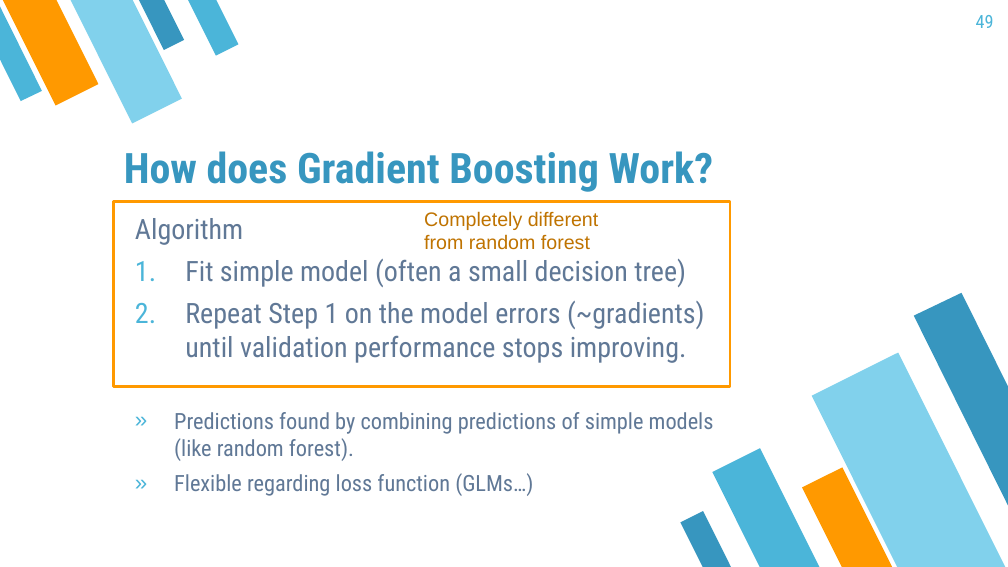
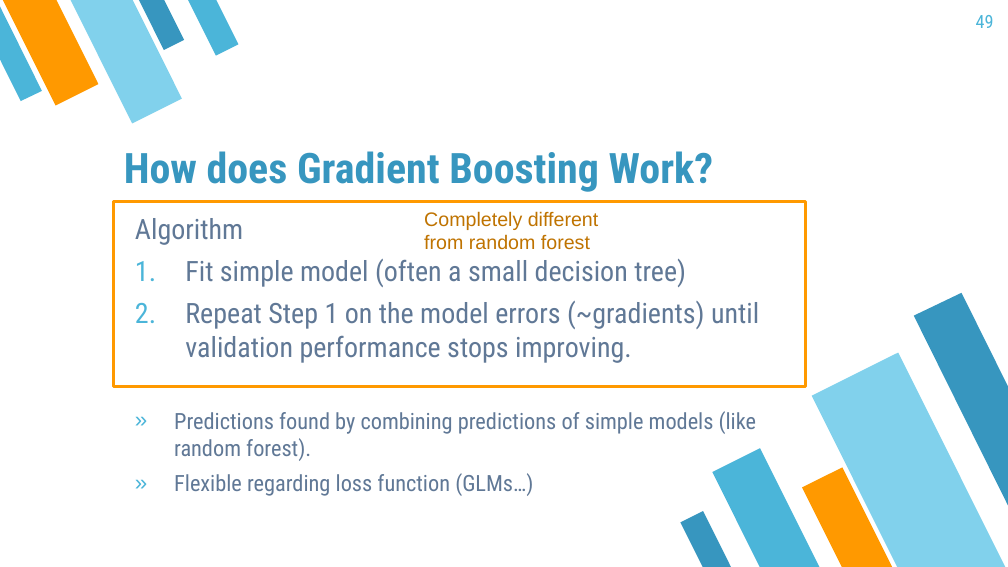
Before and after one commit to mayer79/ml_lecture, a slide deck: slide 49 of slides/ML_Lecture.pptx. Drawn at 1008x567 pixels with LibreOffice and Linux fonts; fonts in the diff are those of the drawing. Boxes give left, top, right and bottom in pixels: in the first picture for what was removed or moved away, otherwise in the second. Text is boxed around its words. In the diff, an @@ line names an element or a change of style, - is before the commit and + after.

```diff
--- a/slides/ML_Lecture.pptx
+++ b/slides/ML_Lecture.pptx
@@ text "Algorithm" rewrapped from <box>135,218,714,496</box> to <box>135,218,759,496</box> @@
```
Also in this commit, not shown: 25 other slides changed, 2 other files.
